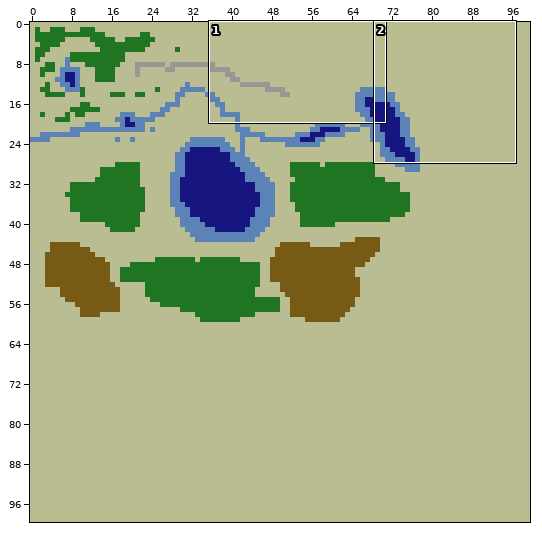
Sprite sheet, stored at data/missions/foobar.png. Above: a wide view before the commit, with the close-up outlined.
Close-up. Before:
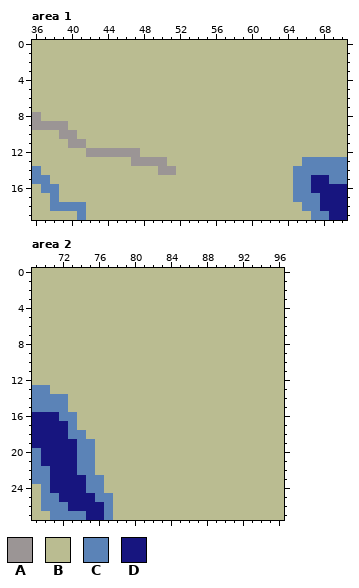
The file is 100x100 pixels. Shown: area 1: x 36..70, y 0..19; area 2: x 69..96, y 0..27. The commit also changed other parts of the picture, which this record leaves out.
Palette (. is transparent): A #9b9595  B #babc91  C #5b83b7  D #17157f
Pixels before, area 1, first column x 36:
 0 BBBBBBBBBBBBBBBBBBBBBBBBBBBBBBBBBBB
 1 BBBBBBBBBBBBBBBBBBBBBBBBBBBBBBBBBBB
 2 BBBBBBBBBBBBBBBBBBBBBBBBBBBBBBBBBBB
 3 BBBBBBBBBBBBBBBBBBBBBBBBBBBBBBBBBBB
 4 BBBBBBBBBBBBBBBBBBBBBBBBBBBBBBBBBBB
 5 BBBBBBBBBBBBBBBBBBBBBBBBBBBBBBBBBBB
 6 BBBBBBBBBBBBBBBBBBBBBBBBBBBBBBBBBBB
 7 BBBBBBBBBBBBBBBBBBBBBBBBBBBBBBBBBBB
 8 ABBBBBBBBBBBBBBBBBBBBBBBBBBBBBBBBBB
 9 AAAABBBBBBBBBBBBBBBBBBBBBBBBBBBBBBB
10 BBBAABBBBBBBBBBBBBBBBBBBBBBBBBBBBBB
11 BBBBAABBBBBBBBBBBBBBBBBBBBBBBBBBBBB
12 BBBBBBAAAAAABBBBBBBBBBBBBBBBBBBBBBB
13 BBBBBBBBBBBAAAABBBBBBBBBBBBBBBCCCCC
14 CBBBBBBBBBBBBBAABBBBBBBBBBBBBCCCCCC
15 CCBBBBBBBBBBBBBBBBBBBBBBBBBBBCCDDCC
16 BCCBBBBBBBBBBBBBBBBBBBBBBBBBBCCDDDD
17 BBCBBBBBBBBBBBBBBBBBBBBBBBBBBCCCDDD
18 BBCCCCBBBBBBBBBBBBBBBBBBBBBBBBCCDDD
19 BBBBBCBBBBBBBBBBBBBBBBBBBBBBBBBCCDD
Pixels before, area 2, first column x 69:
 0 BBBBBBBBBBBBBBBBBBBBBBBBBBBB
 1 BBBBBBBBBBBBBBBBBBBBBBBBBBBB
 2 BBBBBBBBBBBBBBBBBBBBBBBBBBBB
 3 BBBBBBBBBBBBBBBBBBBBBBBBBBBB
 4 BBBBBBBBBBBBBBBBBBBBBBBBBBBB
 5 BBBBBBBBBBBBBBBBBBBBBBBBBBBB
 6 BBBBBBBBBBBBBBBBBBBBBBBBBBBB
 7 BBBBBBBBBBBBBBBBBBBBBBBBBBBB
 8 BBBBBBBBBBBBBBBBBBBBBBBBBBBB
 9 BBBBBBBBBBBBBBBBBBBBBBBBBBBB
10 BBBBBBBBBBBBBBBBBBBBBBBBBBBB
11 BBBBBBBBBBBBBBBBBBBBBBBBBBBB
12 BBBBBBBBBBBBBBBBBBBBBBBBBBBB
13 CCBBBBBBBBBBBBBBBBBBBBBBBBBB
14 CCCCBBBBBBBBBBBBBBBBBBBBBBBB
15 CCCCBBBBBBBBBBBBBBBBBBBBBBBB
16 DDDCCBBBBBBBBBBBBBBBBBBBBBBB
17 DDDDCBBBBBBBBBBBBBBBBBBBBBBB
18 DDDDCCBBBBBBBBBBBBBBBBBBBBBB
19 DDDDDCCBBBBBBBBBBBBBBBBBBBBB
20 CDDDDCCBBBBBBBBBBBBBBBBBBBBB
21 CDDDDCCBBBBBBBBBBBBBBBBBBBBB
22 CCDDDCCBBBBBBBBBBBBBBBBBBBBB
23 CCDDDDCCBBBBBBBBBBBBBBBBBBBB
24 BCDDDDCCBBBBBBBBBBBBBBBBBBBB
25 BCCDDDDCCBBBBBBBBBBBBBBBBBBB
26 BCCCDDDDCBBBBBBBBBBBBBBBBBBB
27 BBCCCCDDCBBBBBBBBBBBBBBBBBBB
After:
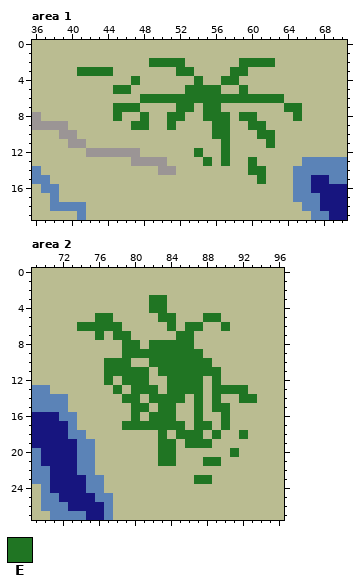
Colours new in this view: E #207523
Changes in this commit:
Area 1:
Colour B gives way to colour E in row 2 at x 49 to 52 and 59 to 62; in row 3 at x 41 to 44, 52 to 53 and 58 to 59; in row 4 at x 47, 54 and 57 to 58; in row 5 at x 45 to 46, 53 to 56 and 59; in row 6 at x 48 to 63; in row 7 at x 45 to 47, 52 to 53, 55 to 56 and 64 to 65.
Colour B gives way to colour E in row 8 at x 45, 48, 51 to 52, 55 to 57, 59 to 60 and 65; in row 9 at x 47 to 48, 51, 56 to 57 and 60 to 61; in row 10 at x 56 to 57 and 61 to 62; in row 11 at x 57 and 62; in row 12 at x 54 and 57; in row 13 at x 55, 57 and 60.
Colour B gives way to colour E in row 14 at x 60 to 61; in row 15 at x 61.
Area 2:
Colour B gives way to colour E in rows 3 to 4 at x 82 to 83; in row 5 at x 76 to 77, 83 to 84 and 88 to 89; in row 6 at x 74 to 78, 84, 86 to 87 and 90; in row 7 at x 76, 78 to 79 and 85 to 86; in row 8 at x 79 to 80 and 82 to 86; in row 9 at x 79 to 87.
Colour B gives way to colour E in row 10 at x 77 to 79 and 82 to 88; in row 11 at x 77 to 81 and 83 to 89; in row 12 at x 77, 79 to 81, 84 to 87 and 89; in row 13 at x 78, 80 to 82, 84 to 87 and 89 to 92; in row 14 at x 79 to 80, 82 to 85, 87, 89 and 92 to 93; in row 15 at x 80 to 81, 83 to 84, 87 and 89 to 90.
Colour B gives way to colour E in row 16 at x 80, 82 to 84, 87 and 90; in row 17 at x 79 to 85, 87 to 88 and 90; in row 18 at x 83, 85 to 87, 89 and 92; in row 19 at x 83 to 84 and 86 to 88; in row 20 at x 83 to 84 and 91; in row 21 at x 83 to 84 and 88 to 89.
Colour B gives way to colour E in row 23 at x 87 to 88.
Pixel boxes of the changes (left, top, right, bottom) in both close-ups:
changed: (77, 58, 302, 184)
changed: (77, 295, 257, 484)
